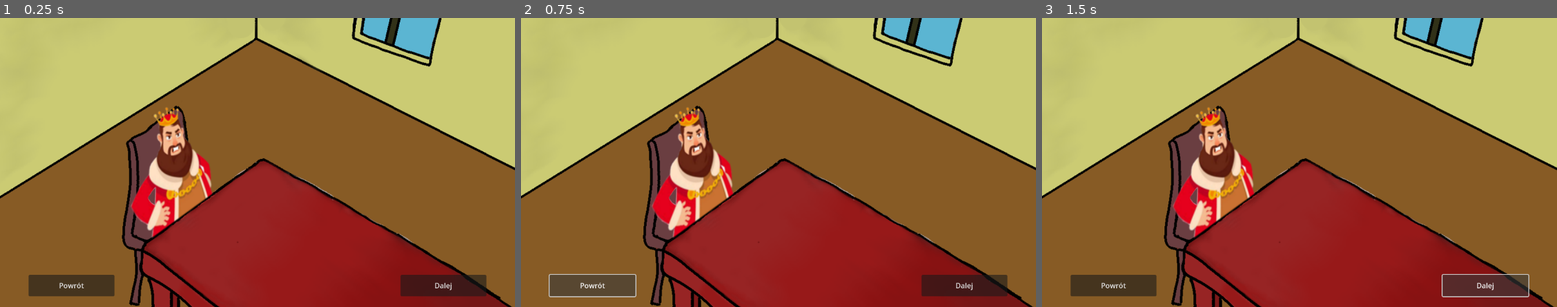
Above: before the commit, frames 1-3 (left to right).
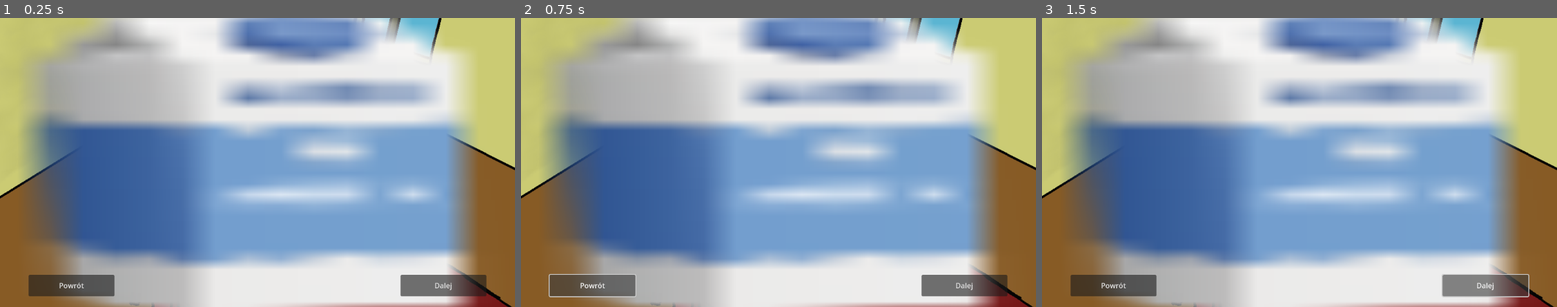
Above: after the commit, the same moments.

Repository: e-lawniczak/WinterRealm
Game: Godot game, scene res://scenes/Begin Cut Scene/Intro.tscn
The game is run twice, just before and just after one commit, with the same random seed, the same clock (stepped at 60 frames per second) and the same inputs. This scene is started directly instead of the project's main scene.
Inputs:
- Up to frame 1 (0.25 s): no input
- Up to frame 2 (0.75 s): click "Powrót" at 0.5 s
- Up to frame 3 (1.5 s): click "Dalej" at 1.25 s

The runs differ from the first frame. In frame 1, 82% of the frame differs, in the area x 4-93%, y 0-100%; in frame 2, 82%; in frame 3, 82%.

Commit message:
add EQ menu in progress

Diff:
--- /dev/null
+++ b/Item.gd
@@ -0,0 +1,9 @@
+extends Node2D
+
+
+# Called when the node enters the scene tree for the first time.
+func _ready():
+	if randi() % 2 == 0:
+		$TextureRect.texture = load("res://assets/images/icons/milk_icon.png")
+	else:
+		$TextureRect.texture = load("res://assets/images/icons/cereal_icon.png")
--- /dev/null
+++ b/assets/scripts/menu/item.tscn
@@ -0,0 +1,10 @@
+[gd_scene load_steps=2 format=3 uid="uid://b7r060qd88hjf"]
+
+[ext_resource type="Script" path="res://Item.gd" id="1_rb7qd"]
+
+[node name="Item" type="Node2D"]
+script = ExtResource("1_rb7qd")
+
+[node name="TextureRect" type="TextureRect" parent="."]
+offset_right = 40.0
+offset_bottom = 40.0
--- a/scenes/Begin Cut Scene/Intro.tscn
+++ b/scenes/Begin Cut Scene/Intro.tscn
@@ -1,13 +1,43 @@
-[gd_scene load_steps=4 format=3 uid="uid://43wwiiqh7e1a"]
+[gd_scene load_steps=6 format=3 uid="uid://43wwiiqh7e1a"]
 
 [ext_resource type="Texture2D" uid="uid://beo65lo50lxe4" path="res://assets/images/Intro/1_intro.png" id="1_thi21"]
+[ext_resource type="Texture2D" uid="uid://b37m4kltsc7o1" path="res://assets/images/icons/milk_icon.png" id="2_xt0ks"]
 
 [sub_resource type="Animation" id="Animation_3767r"]
 resource_name = "Intro"
+length = 100.0
+tracks/0/type = "value"
+tracks/0/imported = false
+tracks/0/enabled = true
+tracks/0/path = NodePath("Intro2:visible")
+tracks/0/interp = 1
+tracks/0/loop_wrap = true
+tracks/0/keys = {
+"times": PackedFloat32Array(0, 12),
+"transitions": PackedFloat32Array(1, 1),
+"update": 1,
+"values": [false, true]
+}
+
+[sub_resource type="Animation" id="Animation_2xn77"]
+length = 0.001
+tracks/0/type = "value"
+tracks/0/imported = false
+tracks/0/enabled = true
+tracks/0/path = NodePath("Intro2:visible")
+tracks/0/interp = 1
+tracks/0/loop_wrap = true
+tracks/0/keys = {
+"times": PackedFloat32Array(0),
+"transitions": PackedFloat32Array(1),
+"update": 1,
+"values": [true]
+}
 
 [sub_resource type="AnimationLibrary" id="AnimationLibrary_vj5sd"]
 _data = {
-"Intro": SubResource("Animation_3767r")
+"Intro": SubResource("Animation_3767r"),
+"RESET": SubResource("Animation_2xn77")
 }
 
 [node name="Intro" type="Node2D"]
@@ -23,8 +53,9 @@
 texture = ExtResource("1_thi21")
 
 [node name="Intro2" type="Sprite2D" parent="."]
-position = Vector2(600, 304)
-scale = Vector2(1.29818, 1.14639)
+position = Vector2(592, 312)
+scale = Vector2(73.75, 24)
+texture = ExtResource("2_xt0ks")
 
 [node name="Intro_back_btn" type="Button" parent="."]
 offset_left = 64.0
--- /dev/null
+++ b/scenes/Equipment/Slot.gd
@@ -0,0 +1,9 @@
+extends Panel
+
+var ItemClass = preload("res://assets/scripts/menu/item.tscn")
+var item = null
+# Called when the node enters the scene tree for the first time.
+func _ready():
+	if randi() % 2 == 0:
+		item = ItemClass.instance()
+		add_child(item)
--- /dev/null
+++ b/scenes/Equipment/onTabEquipment.tscn
@@ -0,0 +1,191 @@
+[gd_scene load_steps=5 format=3 uid="uid://dph3mhoxxxf0f"]
+
+[ext_resource type="Texture2D" uid="uid://cmngidywx8alv" path="res://assets/images/menu/EQ.png" id="1_u4fp6"]
+[ext_resource type="Texture2D" uid="uid://bmjtibkc1xvxg" path="res://assets/images/menu/Slot.png" id="2_nn0wc"]
+[ext_resource type="Script" path="res://scenes/Equipment/Slot.gd" id="3_esq5q"]
+
+[sub_resource type="StyleBoxTexture" id="StyleBoxTexture_xa473"]
+texture = ExtResource("2_nn0wc")
+
+[node name="EQMenu" type="Node2D"]
+
+[node name="TextureRect" type="TextureRect" parent="."]
+offset_left = 253.0
+offset_top = 47.0
+offset_right = 765.0
+offset_bottom = 570.0
+texture = ExtResource("1_u4fp6")
+
+[node name="GridContainer" type="GridContainer" parent="TextureRect"]
+layout_mode = 0
+offset_left = 96.0
+offset_top = 78.0
+offset_right = 432.0
+offset_bottom = 414.0
+columns = 5
+
+[node name="Slot1" type="Panel" parent="TextureRect/GridContainer"]
+custom_minimum_size = Vector2(64, 64)
+layout_mode = 2
+theme_override_styles/panel = SubResource("StyleBoxTexture_xa473")
+script = ExtResource("3_esq5q")
+
+[node name="Slot2" type="Panel" parent="TextureRect/GridContainer"]
+custom_minimum_size = Vector2(64, 64)
+layout_mode = 2
+theme_override_styles/panel = SubResource("StyleBoxTexture_xa473")
+script = ExtResource("3_esq5q")
+
+[node name="Slot3" type="Panel" parent="TextureRect/GridContainer"]
+custom_minimum_size = Vector2(64, 64)
+layout_mode = 2
+theme_override_styles/panel = SubResource("StyleBoxTexture_xa473")
+script = ExtResource("3_esq5q")
+
+[node name="Slot4" type="Panel" parent="TextureRect/GridContainer"]
+custom_minimum_size = Vector2(64, 64)
+layout_mode = 2
+theme_override_styles/panel = SubResource("StyleBoxTexture_xa473")
+script = ExtResource("3_esq5q")
+
+[node name="Slot5" type="Panel" parent="TextureRect/GridContainer"]
+custom_minimum_size = Vector2(64, 64)
+layout_mode = 2
+theme_override_styles/panel = SubResource("StyleBoxTexture_xa473")
+script = ExtResource("3_esq5q")
+
+[node name="Slot6" type="Panel" parent="TextureRect/GridContainer"]
+custom_minimum_size = Vector2(64, 64)
+layout_mode = 2
+theme_override_styles/panel = SubResource("StyleBoxTexture_xa473")
+script = ExtResource("3_esq5q")
+
+[node name="Slot7" type="Panel" parent="TextureRect/GridContainer"]
+custom_minimum_size = Vector2(64, 64)
+layout_mode = 2
+theme_override_styles/panel = SubResource("StyleBoxTexture_xa473")
+script = ExtResource("3_esq5q")
+
+[node name="Slot8" type="Panel" parent="TextureRect/GridContainer"]
+custom_minimum_size = Vector2(64, 64)
+layout_mode = 2
+theme_override_styles/panel = SubResource("StyleBoxTexture_xa473")
+script = ExtResource("3_esq5q")
+
+[node name="Slot9" type="Panel" parent="TextureRect/GridContainer"]
+custom_minimum_size = Vector2(64, 64)
+layout_mode = 2
+theme_override_styles/panel = SubResource("StyleBoxTexture_xa473")
+script = ExtResource("3_esq5q")
+
+[node name="Slot10" type="Panel" parent="TextureRect/GridContainer"]
+custom_minimum_size = Vector2(64, 64)
+layout_mode = 2
+theme_override_styles/panel = SubResource("StyleBoxTexture_xa473")
+script = ExtResource("3_esq5q")
+
+[node name="Slot11" type="Panel" parent="TextureRect/GridContainer"]
+custom_minimum_size = Vector2(64, 64)
+layout_mode = 2
+theme_override_styles/panel = SubResource("StyleBoxTexture_xa473")
+script = ExtResource("3_esq5q")
+
+[node name="Slot12" type="Panel" parent="TextureRect/GridContainer"]
+custom_minimum_size = Vector2(64, 64)
+layout_mode = 2
+theme_override_styles/panel = SubResource("StyleBoxTexture_xa473")
+script = ExtResource("3_esq5q")
+
+[node name="Slot13" type="Panel" parent="TextureRect/GridContainer"]
+custom_minimum_size = Vector2(64, 64)
+layout_mode = 2
+theme_override_styles/panel = SubResource("StyleBoxTexture_xa473")
+script = ExtResource("3_esq5q")
+
+[node name="Slot14" type="Panel" parent="TextureRect/GridContainer"]
+custom_minimum_size = Vector2(64, 64)
+layout_mode = 2
+theme_override_styles/panel = SubResource("StyleBoxTexture_xa473")
+script = ExtResource("3_esq5q")
+
+[node name="Slot15" type="Panel" parent="TextureRect/GridContainer"]
+custom_minimum_size = Vector2(64, 64)
+layout_mode = 2
+theme_override_styles/panel = SubResource("StyleBoxTexture_xa473")
+script = ExtResource("3_esq5q")
+
+[node name="Slot16" type="Panel" parent="TextureRect/GridContainer"]
+custom_minimum_size = Vector2(64, 64)
+layout_mode = 2
+theme_override_styles/panel = SubResource("StyleBoxTexture_xa473")
+script = ExtResource("3_esq5q")
+
+[node name="Slot17" type="Panel" parent="TextureRect/GridContainer"]
+custom_minimum_size = Vector2(64, 64)
+layout_mode = 2
+theme_override_styles/panel = SubResource("StyleBoxTexture_xa473")
+script = ExtResource("3_esq5q")
+
+[node name="Slot18" type="Panel" parent="TextureRect/GridContainer"]
+custom_minimum_size = Vector2(64, 64)
+layout_mode = 2
+theme_override_styles/panel = SubResource("StyleBoxTexture_xa473")
+script = ExtResource("3_esq5q")
+
+[node name="Slot19" type="Panel" parent="TextureRect/GridContainer"]
+custom_minimum_size = Vector2(64, 64)
+layout_mode = 2
+theme_override_styles/panel = SubResource("StyleBoxTexture_xa473")
+script = ExtResource("3_esq5q")
+
+[node name="Slot20" type="Panel" parent="TextureRect/GridContainer"]
+custom_minimum_size = Vector2(64, 64)
+layout_mode = 2
+theme_override_styles/panel = SubResource("StyleBoxTexture_xa473")
+script = ExtResource("3_esq5q")
+
+[node name="Slot21" type="Panel" parent="TextureRect/GridContainer"]
+custom_minimum_size = Vector2(64, 64)
+layout_mode = 2
+theme_override_styles/panel = SubResource("StyleBoxTexture_xa473")
+script = ExtResource("3_esq5q")
+
+[node name="Slot22" type="Panel" parent="TextureRect/GridContainer"]
+custom_minimum_size = Vector2(64, 64)
+layout_mode = 2
+theme_override_styles/panel = SubResource("StyleBoxTexture_xa473")
+script = ExtResource("3_esq5q")
+
+[node name="Slot23" type="Panel" parent="TextureRect/GridContainer"]
+custom_minimum_size = Vector2(64, 64)
+layout_mode = 2
+theme_override_styles/panel = SubResource("StyleBoxTexture_xa473")
+script = ExtResource("3_esq5q")
+
+[node name="Slot24" type="Panel" parent="TextureRect/GridContainer"]
+custom_minimum_size = Vector2(64, 64)
+layout_mode = 2
+theme_override_styles/panel = SubResource("StyleBoxTexture_xa473")
+script = ExtResource("3_esq5q")
+
+[node name="Slot25" type="Panel" parent="TextureRect/GridContainer"]
+custom_minimum_size = Vector2(64, 64)
+layout_mode = 2
+theme_override_styles/panel = SubResource("StyleBoxTexture_xa473")
+script = ExtResource("3_esq5q")
+
+[node name="Button" type="Button" parent="TextureRect"]
+layout_mode = 0
+offset_left = 213.0
+offset_top = 452.0
+offset_right = 299.0
+offset_bottom = 483.0
+text = "Remove"
+
+[node name="ExitBtn" type="Button" parent="."]
+offset_left = 715.0
+offset_top = 65.0
+offset_right = 749.0
+offset_bottom = 98.0
+size_flags_vertical = 4
+text = "X"
Binary file added: assets/images/menu/EQ.png
Not shown, changed: assets/images/menu/EQ.png.import
Binary file added: assets/images/menu/Slot.png
Not shown, added: assets/images/menu/Slot.png.import
Binary file removed: assets/images/pointing_hand.webp
